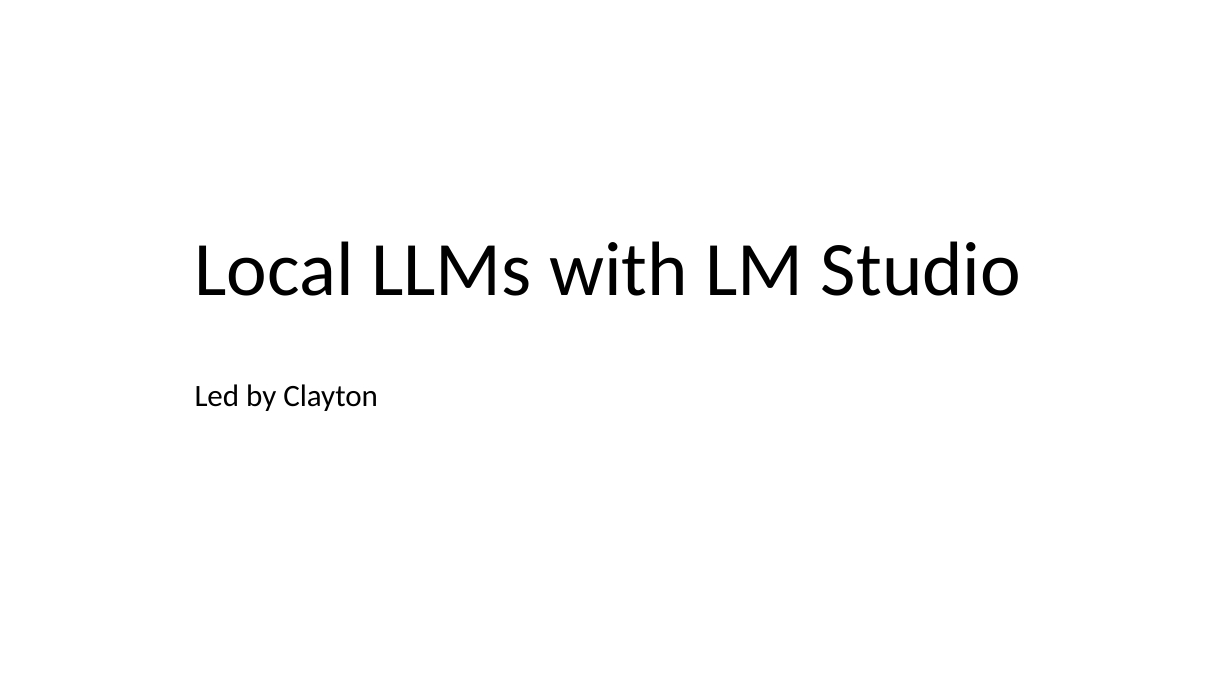
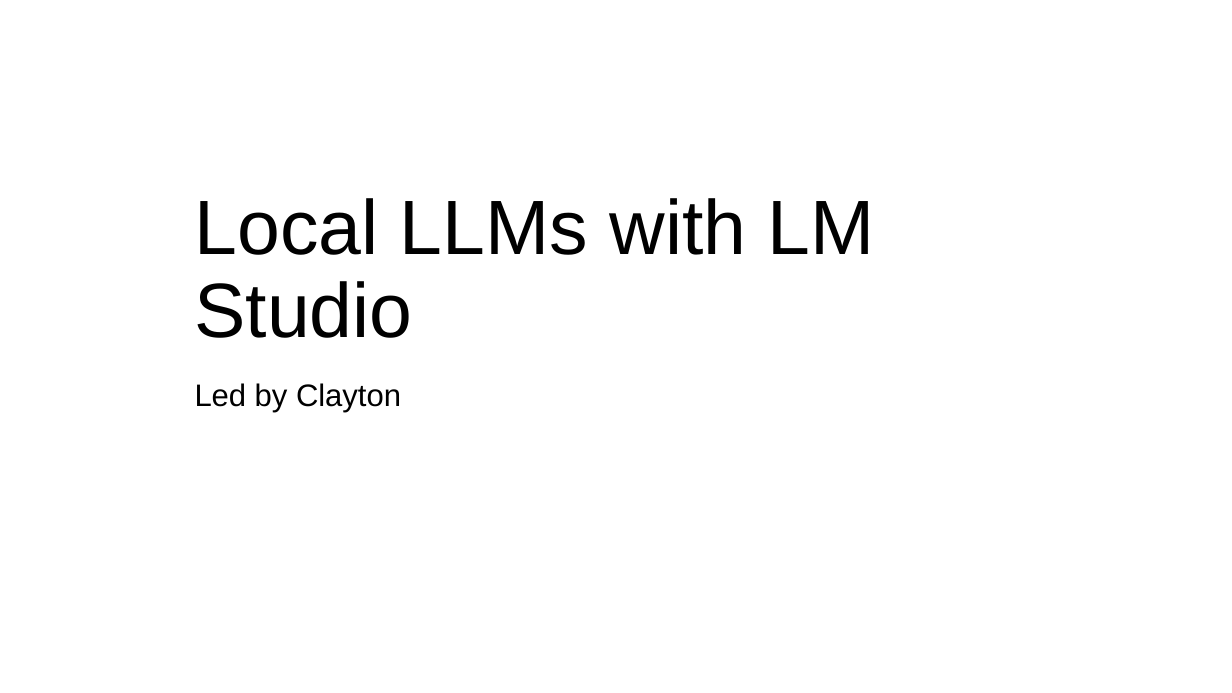
Before and after one commit to grcc-resendiz/ai-manufacturing-muskegon, a slide deck: slide 1 of instructor/Day1-LM-Studio-Clayton.pptx. Drawn at 1232x693 pixels with LibreOffice and Linux fonts; fonts in the diff are those of the drawing; background and template pictures are left out. Boxes give left, top, right and bottom in pixels: in the first picture for what was removed or moved away, otherwise in the second. Text is boxed around its words. In the diff, an @@ line names an element or a change of style, - is before the commit and + after.

```diff
--- a/instructor/Day1-LM-Studio-Clayton.pptx
+++ b/instructor/Day1-LM-Studio-Clayton.pptx
@@ title "Local LLMs with LM Studio" at [195,198,875,338]: font Calibri to Arial @@
@@ text "Led by Clayton" at [195,383,401,412]: font Calibri to Arial @@
```
Also in this commit, not shown: 2 other files.
